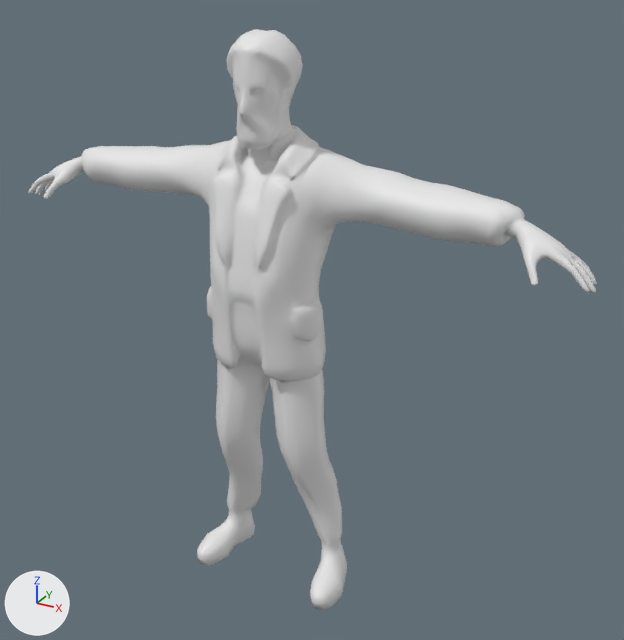
The FBX model Assets/Characters/Pasakotojas/Pasakotojas_LP.fbx, before and after one commit.
One viewpoint serves both versions: a 50 mm camera at (1.194, -1.932, 1.868) aimed at (0.09, 0.075, 0.865). The axes (+X, +Y, +Z) are drawn at lower left. The lights are the same throughout. The picture after the commit comes second. Where no turn or scale is listed for an object, it has been applied to the vertices.

The first picture shows 'Human_08'.
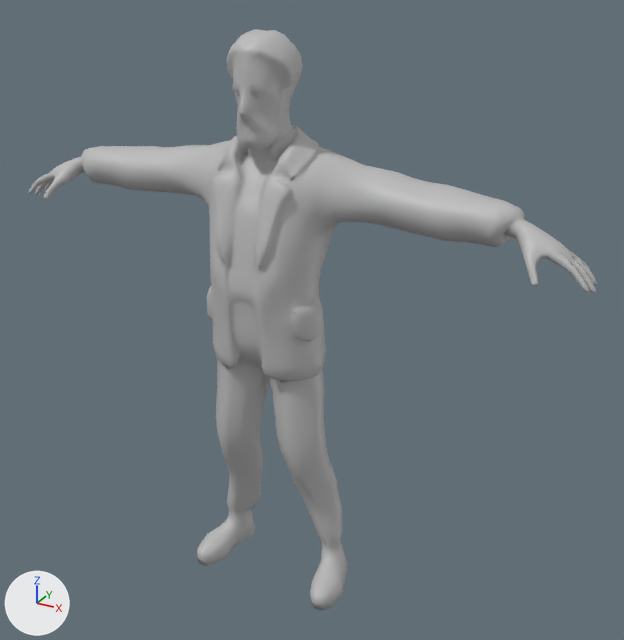
Where the newer file only moved an object's origin or applied its transform, the numbers keep the older frame.

Changed parts and their boxes [x1, y1, x2, y2] in the pictures (624 x 640 px):
part 1 of me_mesh, reshaped
    both: [220, 80, 321, 166]
part 2 of me_mesh, recoloured (white to grey)
    both: [29, 29, 597, 611]

The change, as a diff of the scene's bpy script:
```diff
--- a/Assets/Characters/Pasakotojas/Pasakotojas_LP.fbx.py
+++ b/Assets/Characters/Pasakotojas/Pasakotojas_LP.fbx.py
@@ mat_lambert2 @@
+mat_lambert2 = principled_material('lambert2')
+mat_lambert2.base_color = (0.5, 0.5, 0.5)  # grey #bcbcbc
@@ me_mesh @@
 # used by ob_human_08; location = (0.0, 0.0, 1.058)
-me_mesh.from_pydata(...)  # 4623 vertices, 4622 faces; spans x -0.87..0.87, y -0.15..0.17, z -1.06..0.61
+me_mesh.from_pydata(...)  # 5573 vertices, 5654 faces; spans x -0.87..0.87, y -0.15..0.17, z -1.06..0.61
+# me_mesh part 1: 11 vertices moved within x -0.14..0.14, y -0.1..0.01, z 0.3..0.48; 2 vertices removed from x -0.02..0.02, y -0.1, z 0.45; 952 vertices added at x -0.04..0.04, y -0.11..-0.06, z 0.45..0.49
+# me_mesh part 2: 4574 faces spanning x -0.87..0.87, y -0.15..0.17, z -1.06..0.61 switch from no material to mat_lambert2 (grey #bcbcbc)
```
